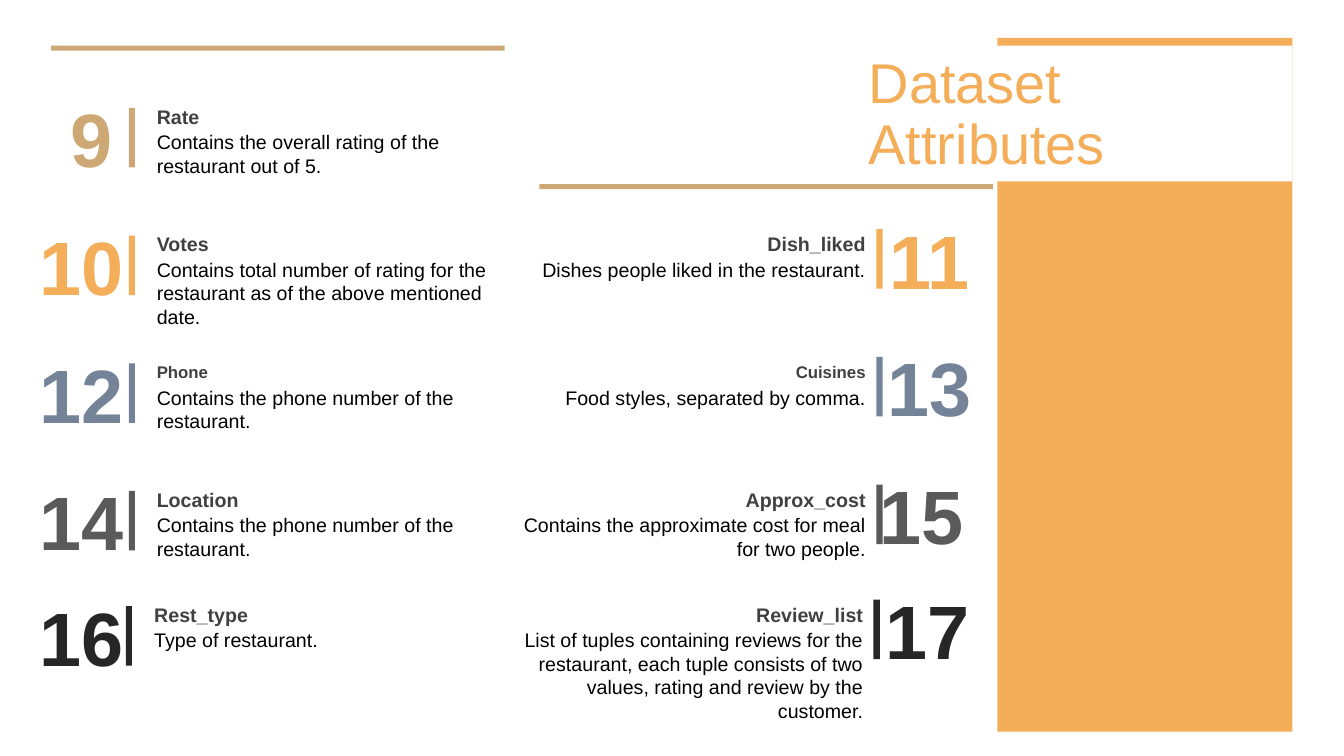
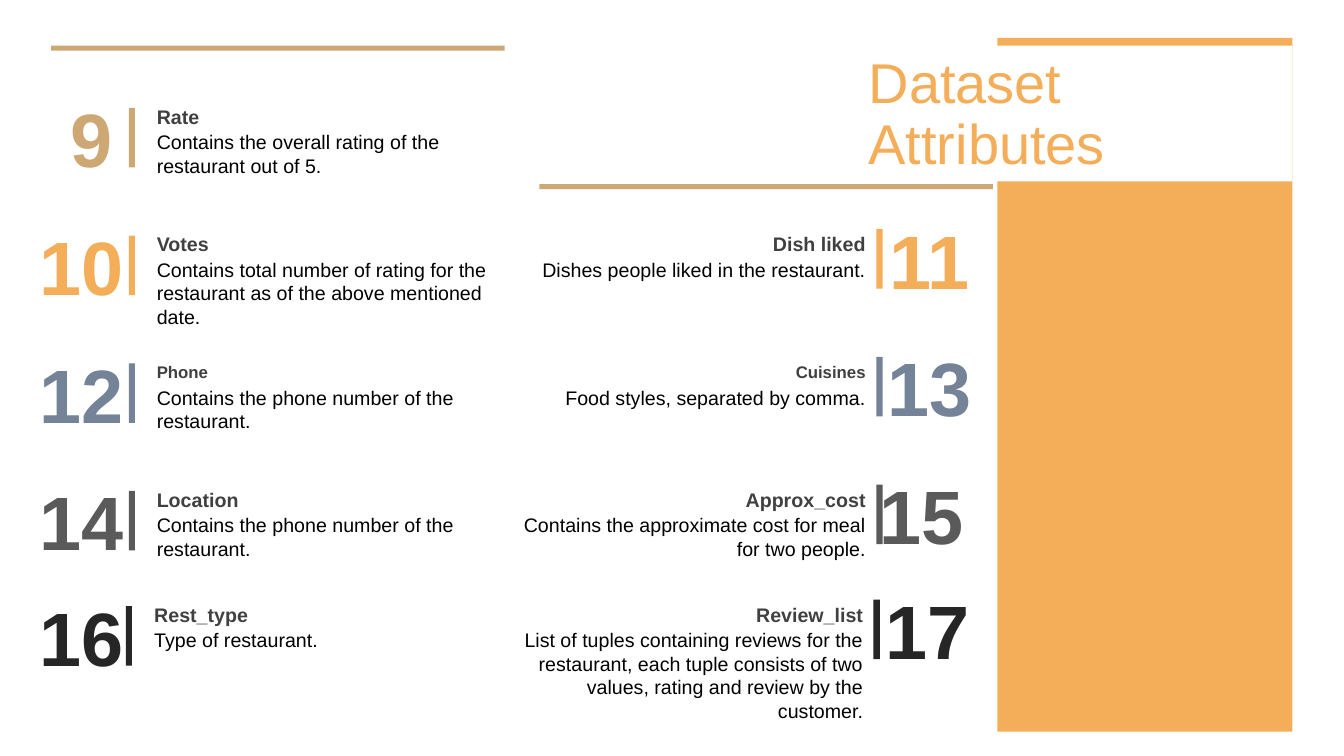
Before and after one commit to mohammadn0man/Zomato_bangalore_restaurant_opening_prediction, a slide deck: slide 6 of Project_presentation.pptx. Drawn at 1344x756 pixels with LibreOffice and Linux fonts; fonts in the diff are those of the drawing. Boxes give left, top, right and bottom in pixels: in the first picture for what was removed or moved away, otherwise in the second. Text is boxed around its words. In the diff, an @@ line names an element or a change of style, - is before the commit and + after.

```diff
--- a/Project_presentation.pptx
+++ b/Project_presentation.pptx
@@ text at [773,236,866,251]: text changed @@
-Dish_liked
+Dish liked
```
Also in this commit, not shown: 3 other slides changed, 1 slide added, 1 other file.
